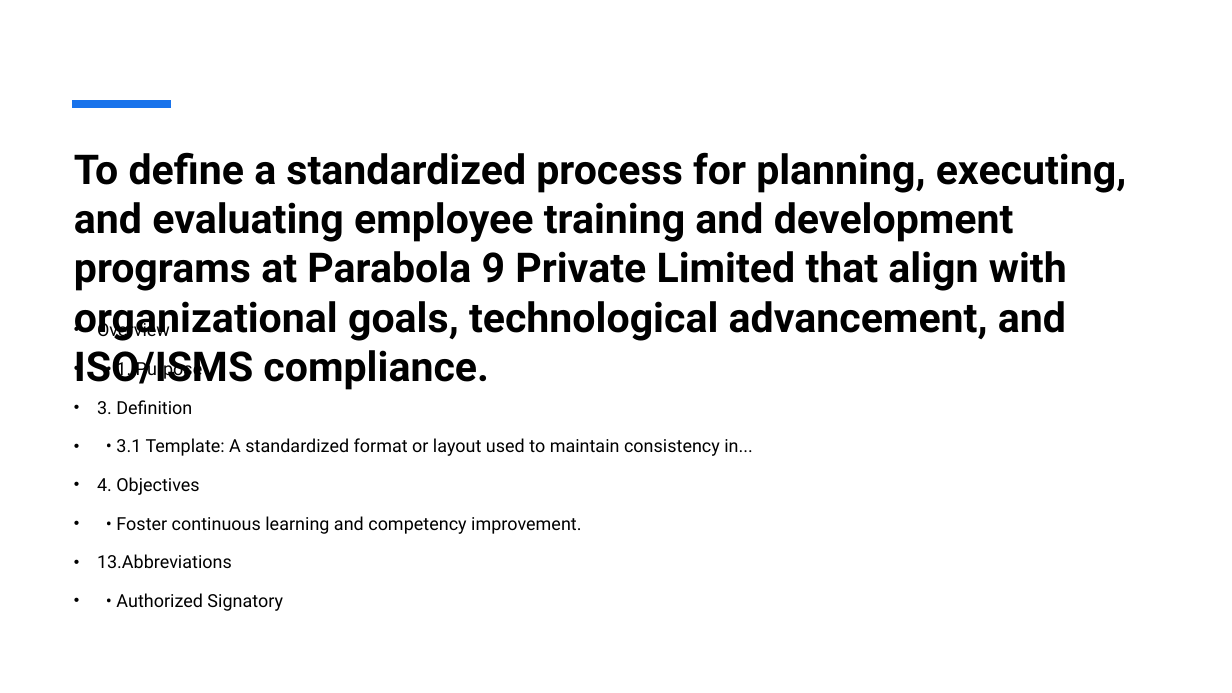
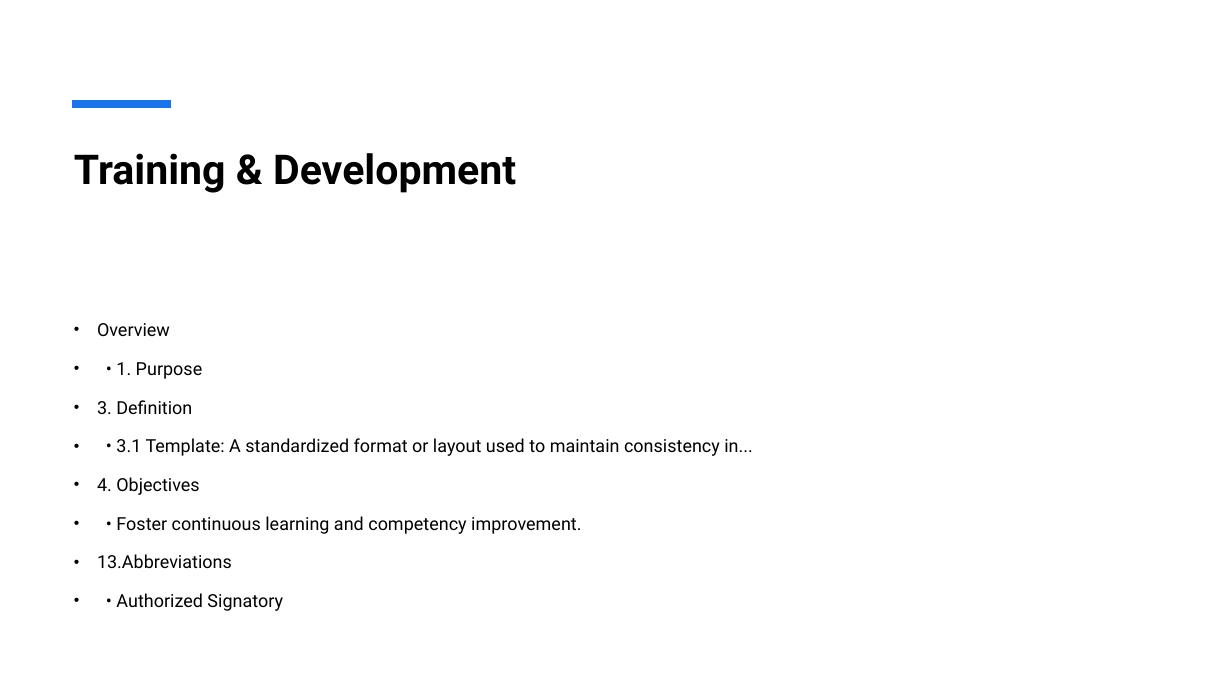
Before and after one commit to Sabushaik/SOP, a slide deck: slide 20 of Comprehensive_SOP_Presentation.pptx. Drawn at 1232x693 pixels with LibreOffice and Linux fonts; fonts in the diff are those of the drawing. Boxes give left, top, right and bottom in pixels: in the first picture for what was removed or moved away, otherwise in the second. Text is boxed around its words. In the diff, an @@ line names an element or a change of style, - is before the commit and + after.

```diff
--- a/Comprehensive_SOP_Presentation.pptx
+++ b/Comprehensive_SOP_Presentation.pptx
@@ title at (74,153,516,193): text changed @@
-To define a standardized process for planning, executing, and evaluating employee training and development programs at Parabola 9 Private Limited that align with organizational goals, technological advancement, and ISO/ISMS compliance.
+Training & Development
```
Also in this commit, not shown: 12 other slides changed, 1 other file.
